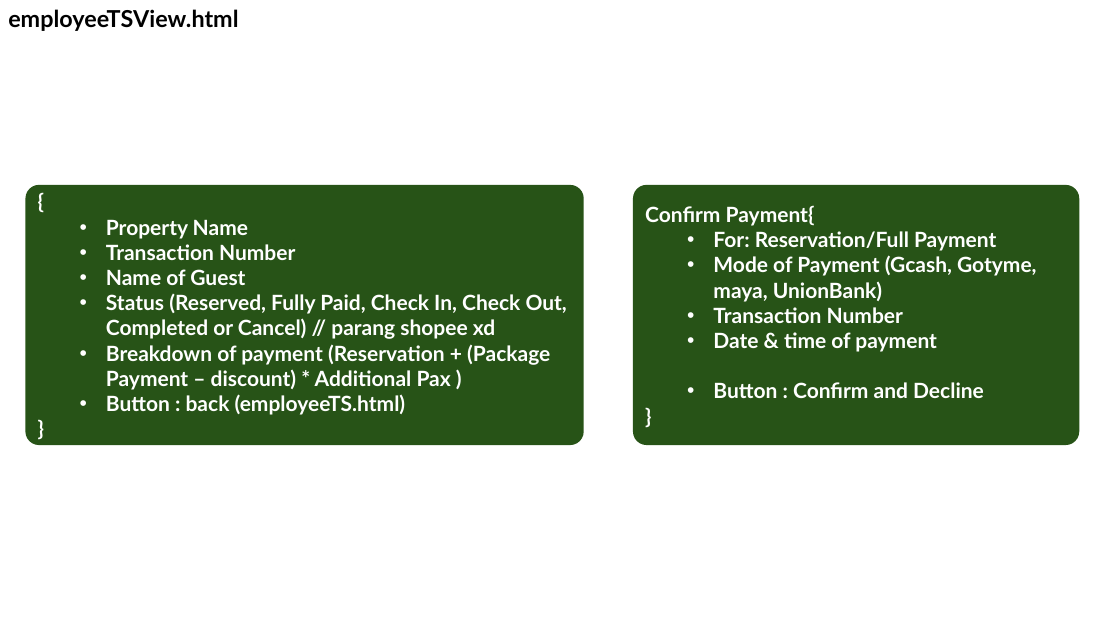
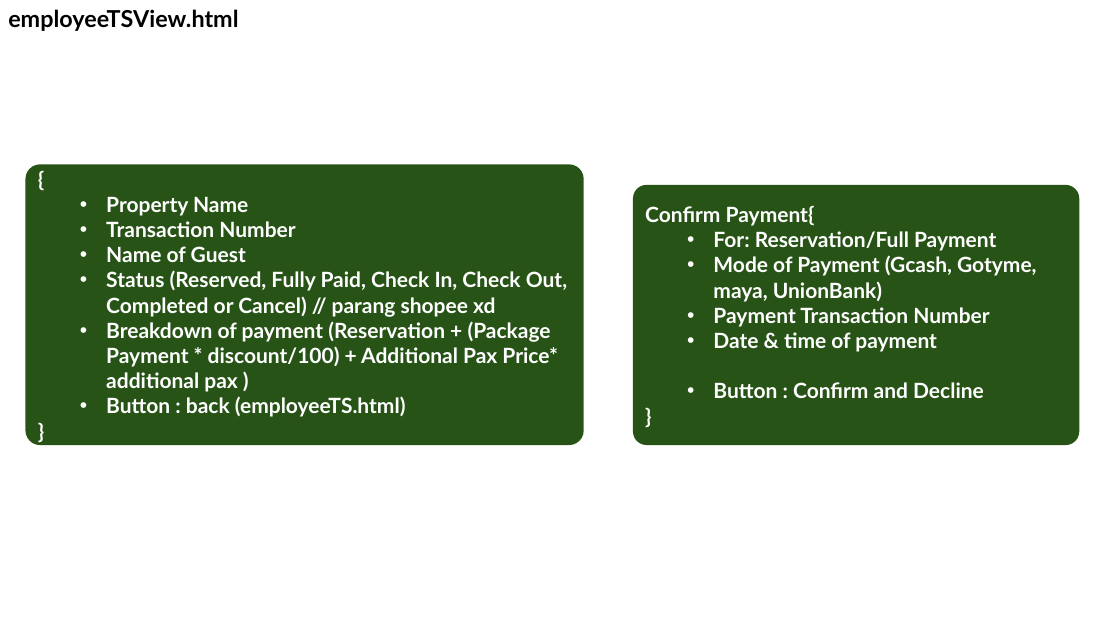
Before and after one commit to Booking-Resevation-Betcha-Homie-House/CAPSTONE-Development-Road-Map, a slide deck: slide 45 of betchaBooking-USECASE.pptx. Drawn at 1120x630 pixels with LibreOffice and Linux fonts; fonts in the diff are those of the drawing. Boxes give left, top, right and bottom in pixels: in the first picture for what was removed or moved away, otherwise in the second. Text is boxed around its words. In the diff, an @@ line names an element or a change of style, - is before the commit and + after.

Commit message:
updated (june 26)

```diff
--- a/betchaBooking-USECASE.pptx
+++ b/betchaBooking-USECASE.pptx
@@ rounded rectangle "{" resized from (x1=25, y1=185, x2=584, y2=445) to (x1=25, y1=165, x2=584, y2=445) @@
@@ text in rounded rectangle at (x1=106, y1=321, x2=558, y2=392): text changed @@
-  • Breakdown of payment (Reservation + (Package Payment – discount) * Additional Pax )
+  • Breakdown of payment (Reservation + (Package Payment * discount/100) + Additional Pax Price* additional pax )
@@ text in rounded rectangle at (x1=713, y1=307, x2=989, y2=327): text changed @@
-  • Transaction Number
+  • Payment Transaction Number
```
